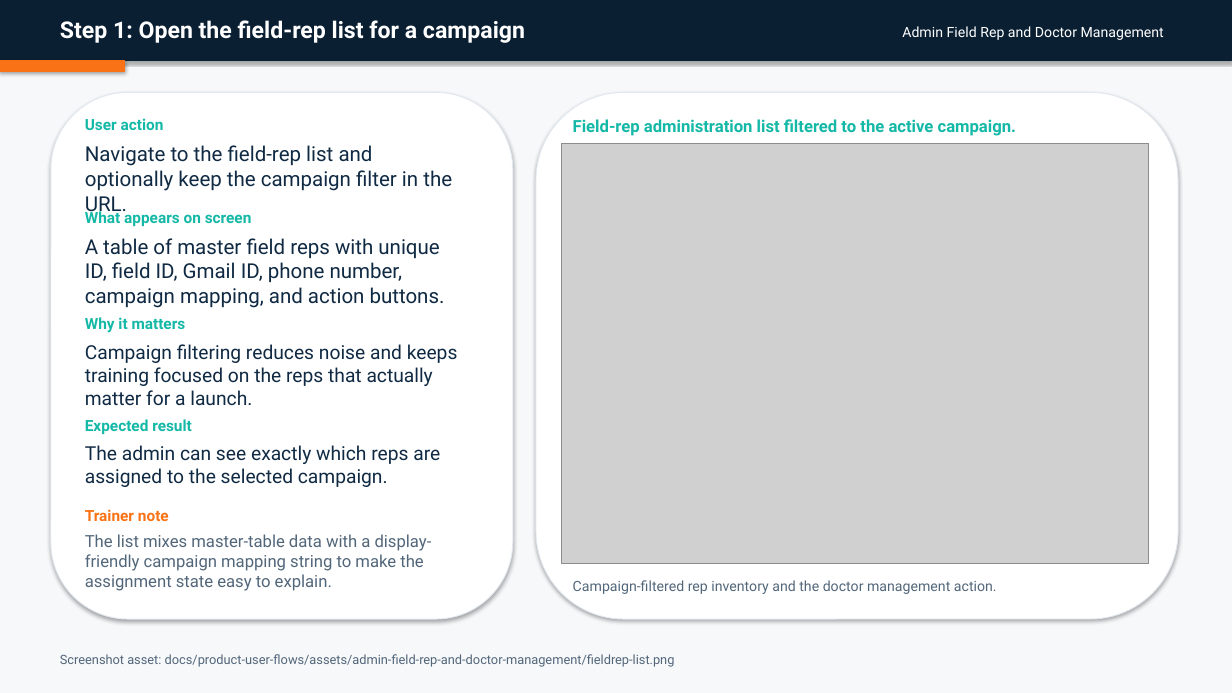
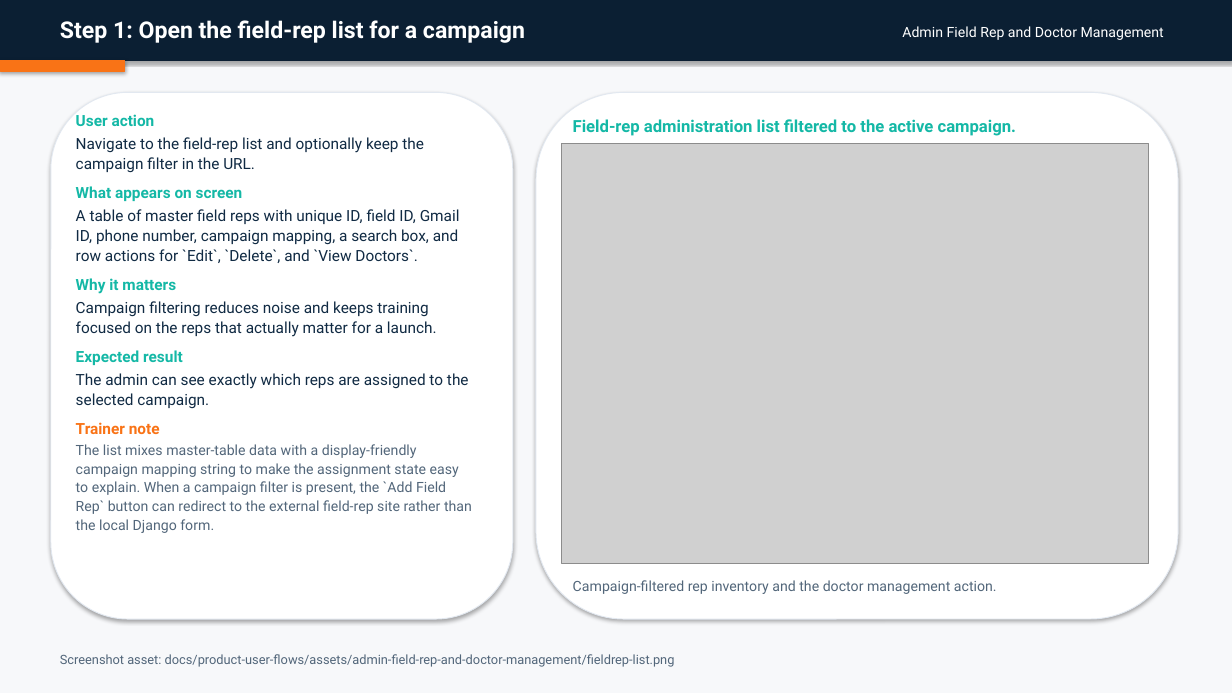
Before and after one commit to admin-masters/inclinic-education-system, a slide deck: slide 3 of output/doc/user-flow-decks/04-admin-field-rep-and-doctor-management.pptx. Drawn at 1232x693 pixels with LibreOffice and Linux fonts; fonts in the diff are those of the drawing; grey boxes stand for pictures. Boxes give left, top, right and bottom in pixels: in the first picture for what was removed or moved away, otherwise in the second. Text is boxed around its words. In the diff, an @@ line names an element or a change of style, - is before the commit and + after.

Commit message:
sync user flow deck details with live product

```diff
--- a/output/doc/user-flow-decks/04-admin-field-rep-and-doctor-management.pptx
+++ b/output/doc/user-flow-decks/04-admin-field-rep-and-doctor-management.pptx
@@ text added at <box>76,114,472,533</box>, 12 pt, text #102A43 @@
+User action
+Navigate to the field-rep list and optionally keep the campaign filter in the URL.
+What appears on screen
+A table of master field reps with unique ID, field ID, Gmail ID, phone number, campaign mapping, a search box, and row actions for `Edit`, `Delete`, and `View Doctors`.
+Why it matters
+Campaign filtering reduces noise and keeps training focused on the reps that actually matter for a launch.
+Expected result
+The admin can see exactly which reps are assigned to the selected campaign.
+Trainer note
+The list mixes master-table data with a display-friendly campaign mapping string to make the assignment state easy to explain. When a campaign filter is present, the `Add Field Rep` button can redirect to the external field-rep site rather than the local Django form.
@@ text removed at <box>85,118,164,130</box> @@
-User action
@@ text removed at <box>85,145,452,191</box> @@
-Navigate to the field-rep list and optionally keep the campaign filter in the URL.
@@ text removed at <box>85,209,252,226</box> @@
-What appears on screen
@@ text removed at <box>85,238,445,308</box> @@
-A table of master field reps with unique ID, field ID, Gmail ID, phone number, campaign mapping, and action buttons.
@@ text removed at <box>85,317,186,333</box> @@
-Why it matters
@@ text removed at <box>85,344,458,405</box> @@
-Campaign filtering reduces noise and keeps training focused on the reps that actually matter for a launch.
@@ text removed at <box>85,419,192,434</box> @@
-Expected result
@@ text removed at <box>85,445,440,487</box> @@
-The admin can see exactly which reps are assigned to the selected campaign.
@@ text removed at <box>85,509,169,521</box> @@
-Trainer note
@@ text removed at <box>85,534,432,591</box> @@
-The list mixes master-table data with a display-friendly campaign mapping string to make the assignment state easy to explain.
```
Also in this commit, not shown: 6 other slides changed, 35 other files.
